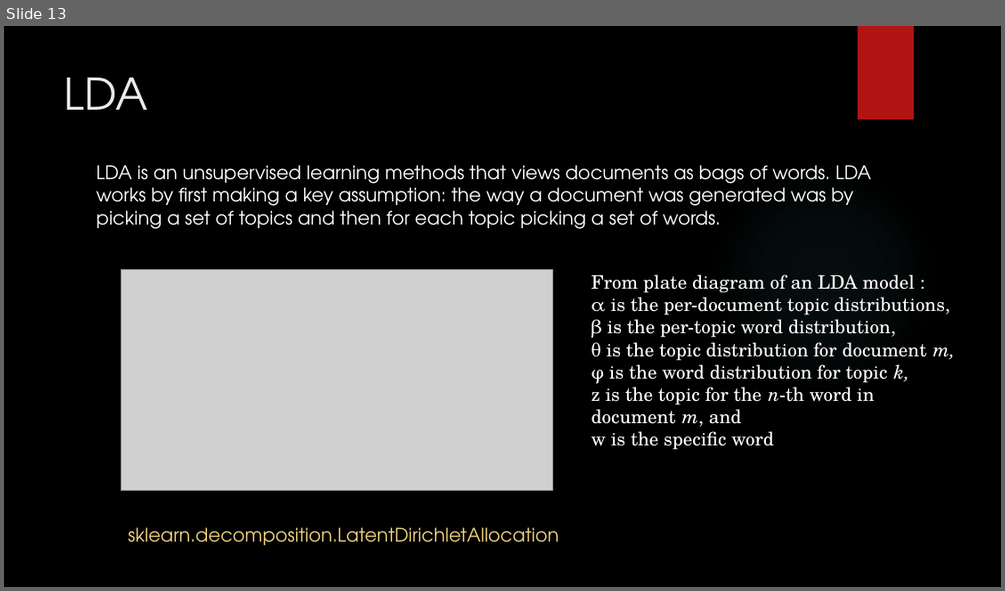
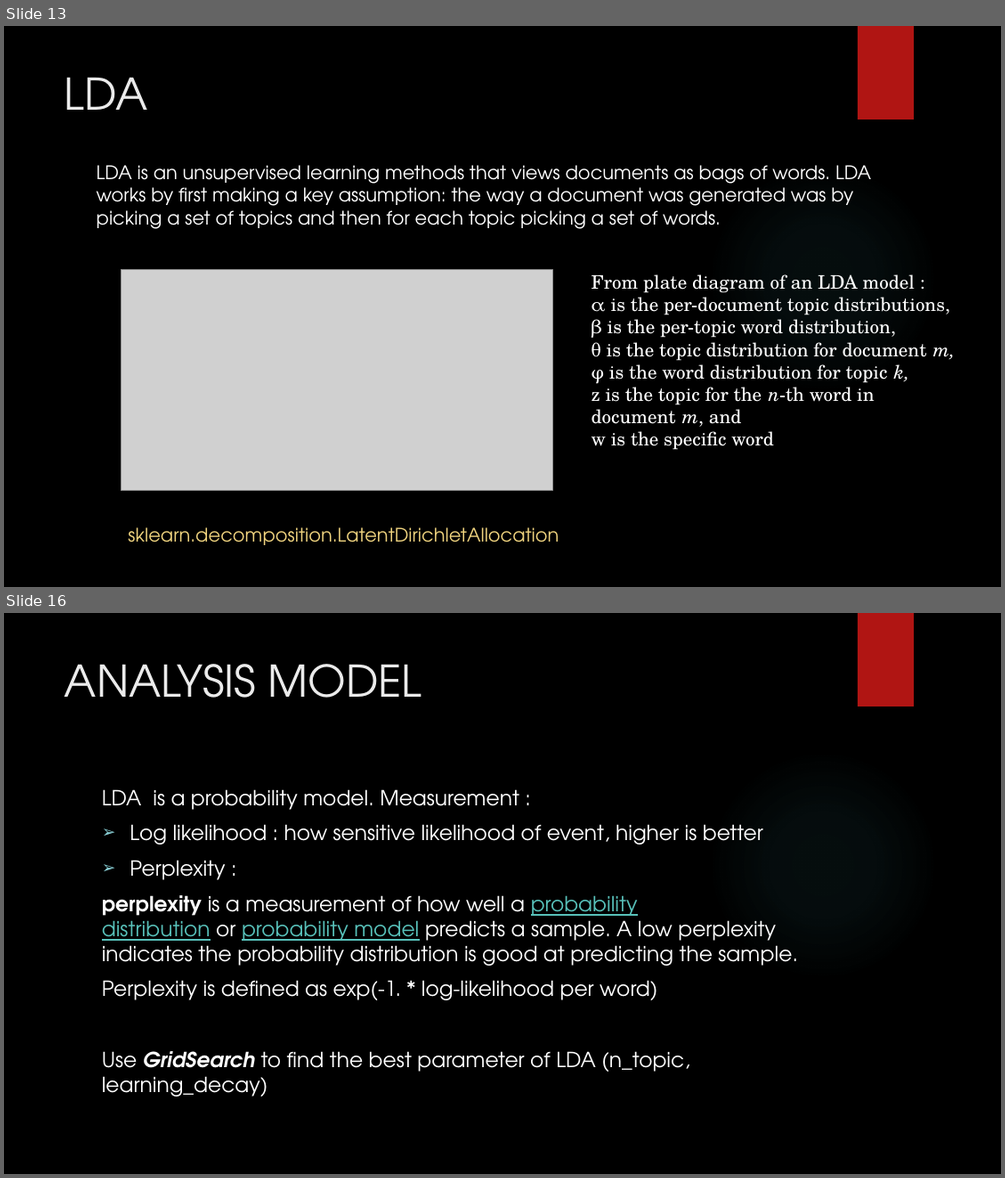
Before and after one commit to mdja/topic_model, a slide deck: Topic Modeling NIPS paper.pptx. Shown one above the other, each under a label of ours: slide 13 before the commit, slides 13 and 16 after it; the slides between them are not shown. The pictures are 1005x591 and 1005x1178 pixels, drawn with LibreOffice and Linux fonts; fonts in the diff are those of the drawing; grey boxes stand for pictures; background and template pictures are left out. Boxes give left, top, right and bottom in pixels: in the first picture for what was removed or moved away, otherwise in the second. Text is boxed around its words. In the diff, an @@ line names an element or a change of style, - is before the commit and + after.

```diff
--- a/Topic Modeling NIPS paper.pptx
+++ b/Topic Modeling NIPS paper.pptx
@@ slide 16 added at [4, 613, 1001, 1174], background picture (left out); not listed: 2 template elements that a slide beside it also shows @@
@@ title added at [65, 664, 421, 698], 42 pt, text #EBEBEB @@
+ANALYSIS MODEL
@@ text added at [102, 789, 798, 1096], 20 pt, text #FFFFFF @@
+LDA is a probability model. Measurement :
+➢ Log likelihood : how sensitive likelihood of event, higher is better
+➢ Perplexity :
+perplexity is a measurement of how well a probability distribution or probability model predicts a sample. A low perplexity indicates the probability distribution is good at predicting the sample.
+Perplexity is defined as exp(-1. * log-likelihood per word)
+Use GridSearch to find the best parameter of LDA (n_topic, learning_decay)
```
Also in this commit, not shown: 4 slides changed, 4 other slides added, 4 slides removed, 6 other files.
